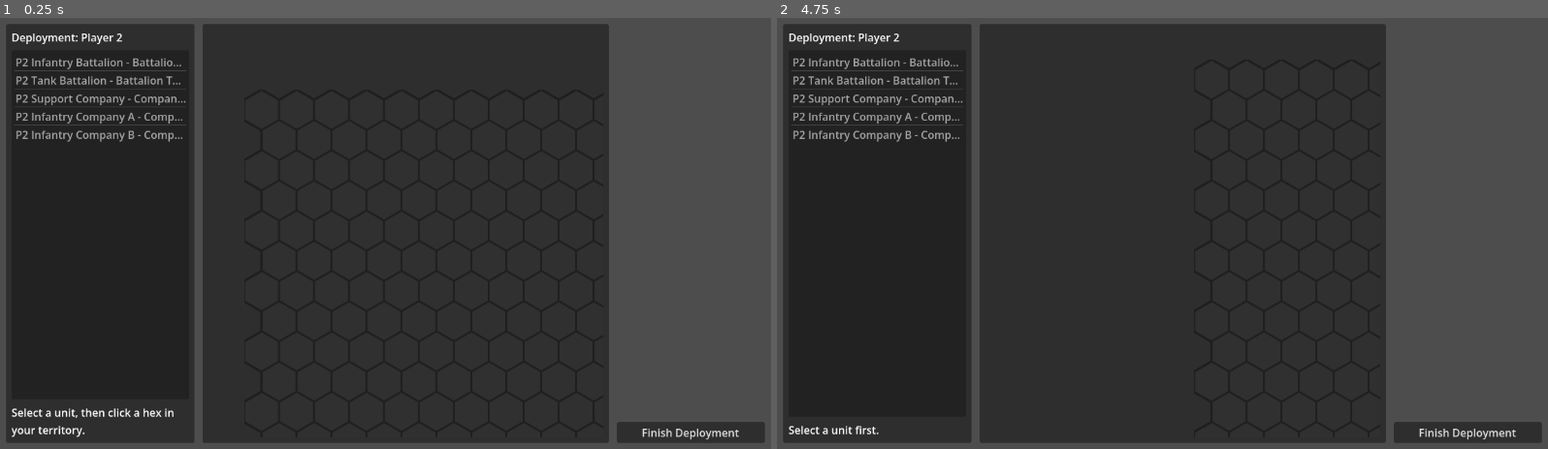
Above: before the commit, frames 1-2 (left to right).
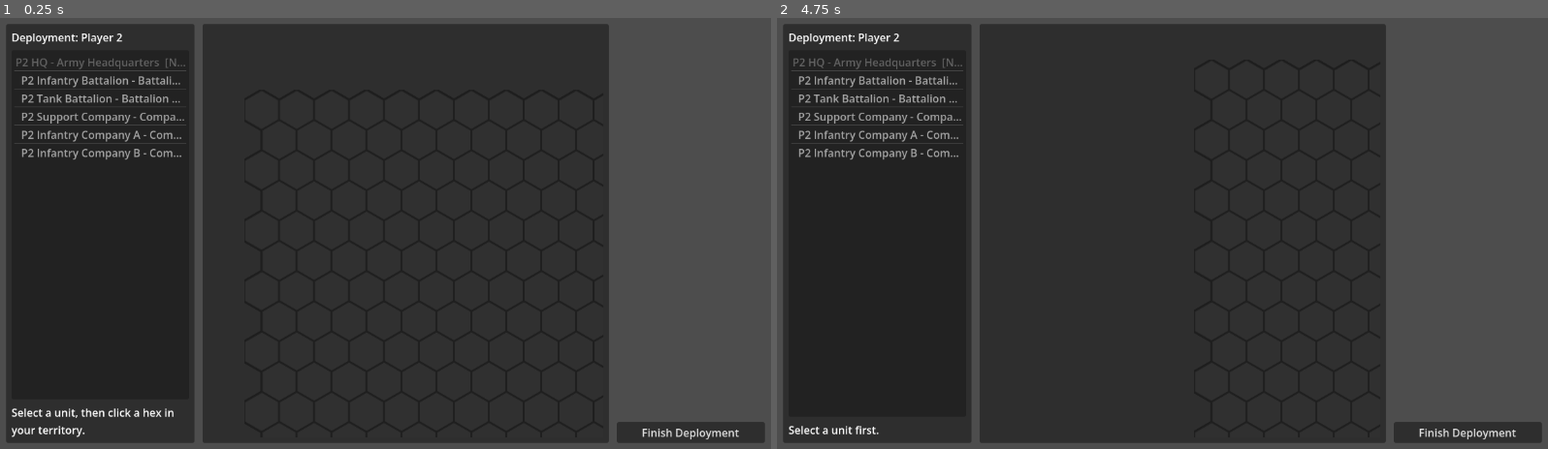
Above: after the commit, the same moments.

Repository: cpt-miche/Combat-Mission-Companion
Game: Godot game, scene res://scenes/deployment/DeploymentScreen.tscn
Same seed, same stepped clock (60 frames per second), same inputs: the game is played once before the commit and once after it. This scene is started directly instead of the project's main scene.
Inputs (mouse positions are in pixels of both pictures, inside the frame that each line leads up to):
- Up to frame 1 (0.25 s): no input
- Up to frame 2 (4.75 s): click "Finish Deployment" at 0.5 s; click "Finish Deployment" at 1.25 s; click "Finish Deployment" at 2 s; tap A at 2.75, 3.5, 4.25 s; drag from (1185, 233) to (1239, 138) at 2.77 s; drag from (1008, 255) to (1123, 319) at 3.52 s; move the mouse to (1239, 138) at 4.27 s; hold Ctrl from 4.28 s (still down); click (1239, 138) at 4.42 s

The runs differ from the first frame. In frame 1, 1.4% of the frame differs, in the area x 1-25%, y 9-33%; in frame 2, 1.4%.

Commit message:
Show all division units in deployment list and validate on placement

Diff:
--- a/scripts/domain/units/DeploymentValidator.gd
+++ b/scripts/domain/units/DeploymentValidator.gd
@@ -7,17 +7,21 @@
 	return territory_owner == GameState.TerritoryOwnership.PLAYER_2
 
 static func can_place_unit(unit: Dictionary, existing_units: Array[Dictionary]) -> bool:
+	return placement_block_reason(unit, existing_units).is_empty()
+
+static func placement_block_reason(unit: Dictionary, existing_units: Array[Dictionary]) -> String:
 	var is_tank := bool(unit.get("is_tank", false))
 	var is_battalion := bool(unit.get("is_battalion", false))
 	var is_company := bool(unit.get("is_company", false))
+	var unit_name := String(unit.get("name", unit.get("id", "Unit")))
 
 	if is_tank:
 		if not is_battalion:
-			return false
+			return "%s is a tank but not a battalion, and cannot be deployed." % unit_name
 		for placed in existing_units:
 			if bool(placed.get("is_tank", false)) and bool(placed.get("is_battalion", false)):
-				return false
-		return true
+				return "Tank battalion limit reached (max 1)."
+		return ""
 
 	var non_tank_battalion_count := 0
 	var non_tank_company_count := 0
@@ -30,9 +34,17 @@
 			non_tank_company_count += 1
 
 	if is_battalion:
-		return non_tank_battalion_count < 1 and non_tank_company_count == 0
+		if non_tank_battalion_count >= 1:
+			return "Non-tank battalion limit reached (max 1)."
+		if non_tank_company_count > 0:
+			return "Cannot place a non-tank battalion after non-tank companies are deployed."
+		return ""
 
 	if is_company:
-		return non_tank_battalion_count == 0 and non_tank_company_count < 3
+		if non_tank_battalion_count > 0:
+			return "Cannot place non-tank companies after a non-tank battalion is deployed."
+		if non_tank_company_count >= 3:
+			return "Non-tank company limit reached (max 3)."
+		return ""
 
-	return false
+	return "%s is not a deployable battalion or company under current deployment rules." % unit_name
--- a/scripts/ui/deployment/DeploymentScreen.gd
+++ b/scripts/ui/deployment/DeploymentScreen.gd
@@ -88,23 +88,36 @@
 
 	var division_tree = GameState.players[_player_index].get("division_tree", {})
 	var flattened: Array[Dictionary] = []
-	_flatten_units(division_tree, flattened)
-
-	for unit_data in flattened:
-		if not _is_deployable(unit_data):
-			continue
+	_flatten_units(division_tree, flattened, 0)
+
+	for entry in flattened:
+		var unit_data := entry.get("unit", {}) as Dictionary
+		var depth := int(entry.get("depth", 0))
+		var block_reason := _deployability_block_reason(unit_data)
+		var display_label := _unit_label(unit_data, depth)
+		if not block_reason.is_empty():
+			display_label += "  [Not deployable: %s]" % block_reason
+
+		unit_list.add_item(display_label)
+		var item_index := unit_list.item_count - 1
+		unit_list.set_item_metadata(item_index, {
+			"unit": unit_data,
+			"base_block_reason": block_reason
+		})
+		unit_list.set_item_disabled(item_index, not block_reason.is_empty())
 		_deployable_units.append(unit_data)
-		unit_list.add_item(_unit_label(unit_data))
-		unit_list.set_item_metadata(unit_list.item_count - 1, unit_data)
-
-func _flatten_units(node: Variant, output: Array[Dictionary]) -> void:
+
+func _flatten_units(node: Variant, output: Array[Dictionary], depth: int) -> void:
 	if typeof(node) != TYPE_DICTIONARY:
 		return
 	var unit := node as Dictionary
 	if not unit.is_empty():
-		output.append(unit)
+		output.append({
+			"unit": unit,
+			"depth": depth
+		})
 	for child in unit.get("children", []):
-		_flatten_units(child, output)
+		_flatten_units(child, output, depth + 1)
 
 
 func _string_for_type(raw_type: Variant) -> String:
@@ -118,17 +131,18 @@
 	return String(raw_size).to_lower()
 
 func _is_deployable(unit: Dictionary) -> bool:
-	var size := _string_for_size(unit.get("size", ""))
-	if size != "battalion" and size != "company":
-		return false
-	var type := _string_for_type(unit.get("type", ""))
-	return type != "headquarters"
-
-func _unit_label(unit: Dictionary) -> String:
+	return _deployability_block_reason(unit).is_empty()
+
+func _deployability_block_reason(unit: Dictionary) -> String:
+	var snapshot := _unit_snapshot(unit)
+	snapshot["name"] = String(unit.get("name", unit.get("id", "Unit")))
+	return DeploymentValidator.placement_block_reason(snapshot, [])
+
+func _unit_label(unit: Dictionary, depth: int = 0) -> String:
 	var size := _string_for_size(unit.get("size", "Unknown"))
 	var type := _string_for_type(unit.get("type", "Unit"))
 	var name := String(unit.get("name", unit.get("id", "unnamed")))
-	return "%s - %s %s" % [name, size.capitalize(), type.capitalize()]
+	return "%s%s - %s %s" % ["  ".repeat(max(depth, 0)), name, size.capitalize(), type.capitalize()]
 
 func _on_hex_selected(column: int, row: int) -> void:
 	var selected := unit_list.get_selected_items()
@@ -136,7 +150,13 @@
 		_refresh_phase_ui("Select a unit first.")
 		return
 
-	var unit_data := unit_list.get_item_metadata(selected[0]) as Dictionary
+	var selected_metadata := unit_list.get_item_metadata(selected[0]) as Dictionary
+	var unit_data := selected_metadata.get("unit", {}) as Dictionary
+	var base_block_reason := String(selected_metadata.get("base_block_reason", ""))
+	if not base_block_reason.is_empty():
+		_refresh_phase_ui(base_block_reason)
+		return
+
 	var unit_snapshot := _unit_snapshot(unit_data)
 	var unit_id := String(unit_snapshot.get("id", ""))
 	var territory_owner := int(GameState.territory_map.get("%d,%d" % [column, row], GameState.TerritoryOwnership.NEUTRAL))
@@ -154,8 +174,9 @@
 	next_deployments.erase(target_key)
 
 	var snapshot := _deployed_unit_snapshots(next_deployments)
-	if not DeploymentValidator.can_place_unit(unit_snapshot, snapshot):
-		_refresh_phase_ui("Cap exceeded: max 1 non-tank battalion OR 3 non-tank companies, plus 1 tank battalion.")
+	var placement_block_reason := DeploymentValidator.placement_block_reason(unit_snapshot, snapshot)
+	if not placement_block_reason.is_empty():
+		_refresh_phase_ui(placement_block_reason)
 		return
 
 	next_deployments[target_key] = unit_snapshot
